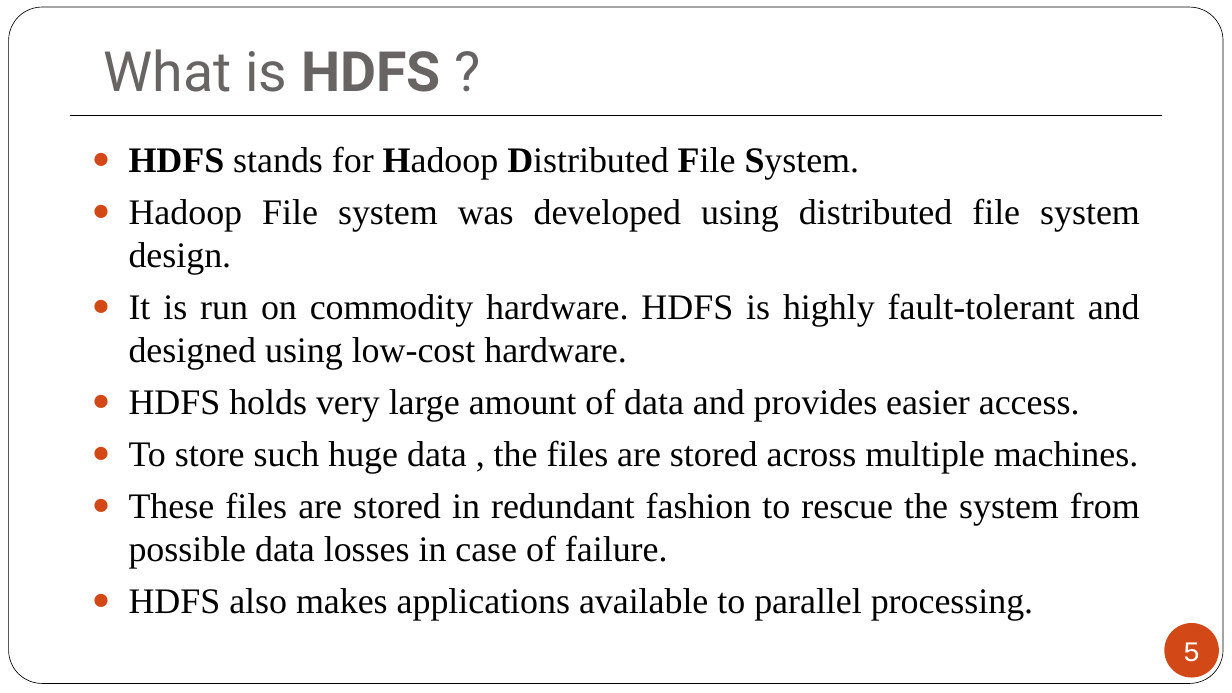
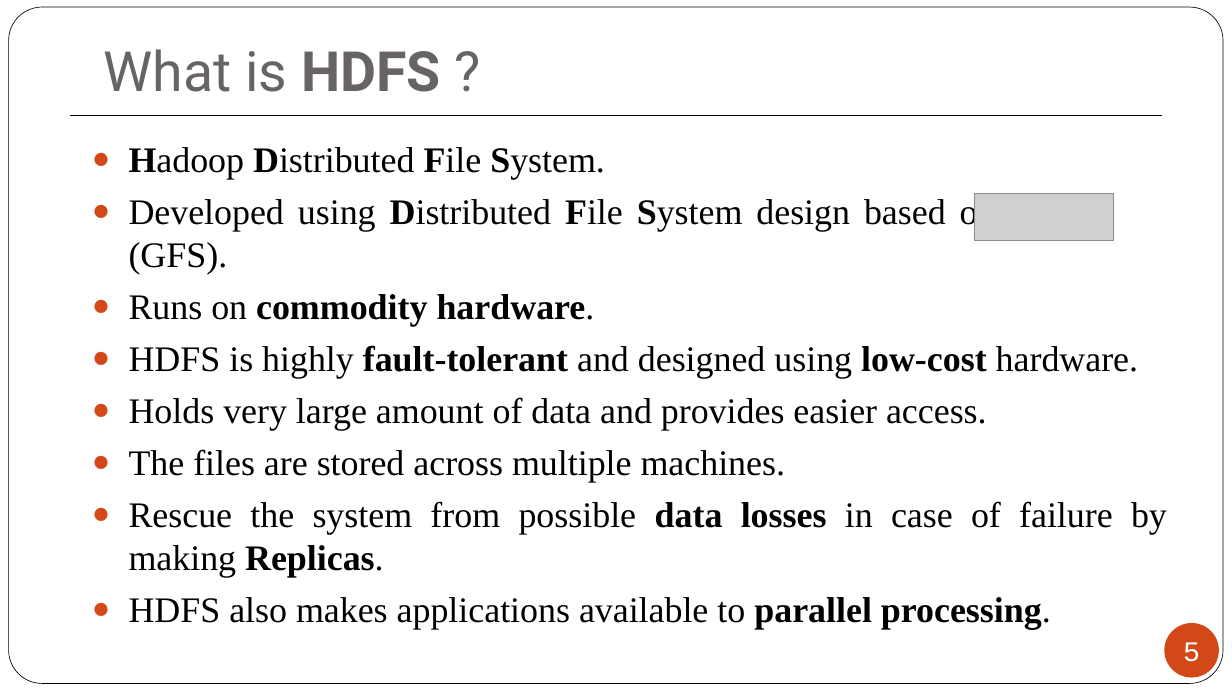
Before and after one commit to MaulikPatel295/MaulikPatel295, a slide deck: slide 5 of ALA/sem7/2170715_150124116006.pptx. Drawn at 1232x693 pixels with LibreOffice and Linux fonts; fonts in the diff are those of the drawing; grey boxes stand for pictures. Boxes give left, top, right and bottom in pixels: in the first picture for what was removed or moved away, otherwise in the second. Text is boxed around its words. In the diff, an @@ line names an element or a change of style, - is before the commit and + after.

```diff
--- a/ALA/sem7/2170715_150124116006.pptx
+++ b/ALA/sem7/2170715_150124116006.pptx
@@ text at bbox=[129, 147, 1167, 577]: text changed @@
-● HDFS stands for Hadoop Distributed File System.
-● Hadoop File system was developed using distributed file system design.
-● It is run on commodity hardware. HDFS is highly fault-tolerant and designed using low-cost hardware.
-● HDFS holds very large amount of data and provides easier access.
-● To store such huge data , the files are stored across multiple machines.
-● These files are stored in redundant fashion to rescue the system from possible data losses in case of failure.
+● Hadoop Distributed File System.
+● Developed using Distributed File System design based on (GFS).
+● Runs on commodity hardware.
+● HDFS is highly fault-tolerant and designed using low-cost hardware.
+● Holds very large amount of data and provides easier access.
+● The files are stored across multiple machines.
+● Rescue the system from possible data losses in case of failure by making Replicas.
@@ picture added at bbox=[974, 193, 1114, 240] @@
@@ text at bbox=[129, 597, 1051, 629]: bold on in "parallel processing." @@
```
Also in this commit, not shown: 10 other slides changed, 1 slide added, 1 slide removed, 1 other file.
